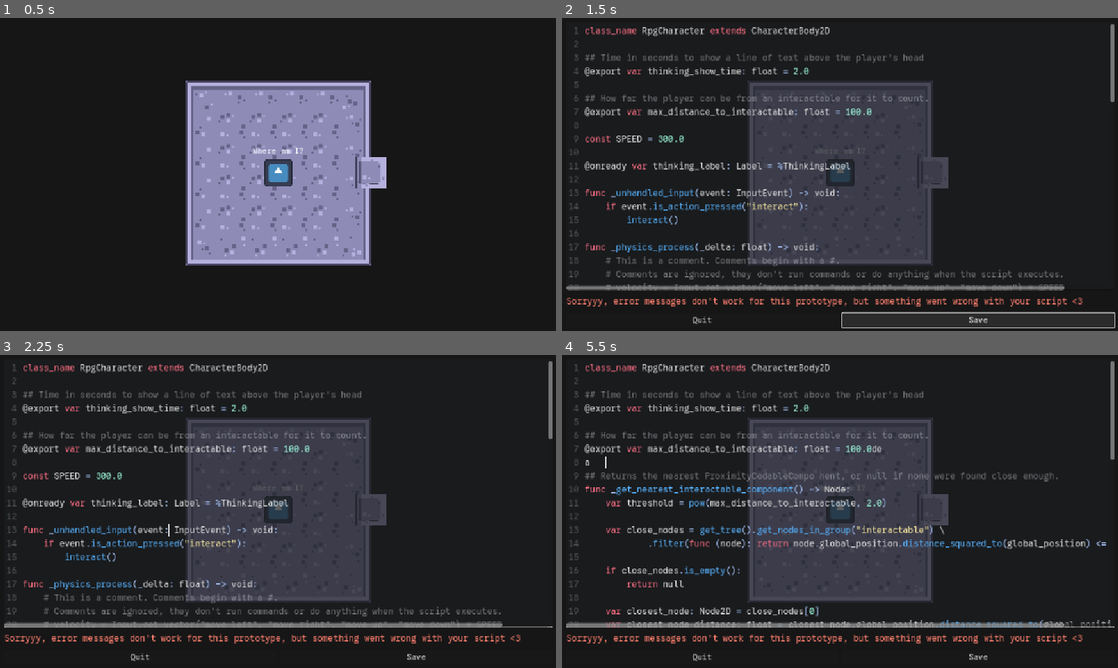
Above: before the commit, frames 1-4 (two rows, left to right).
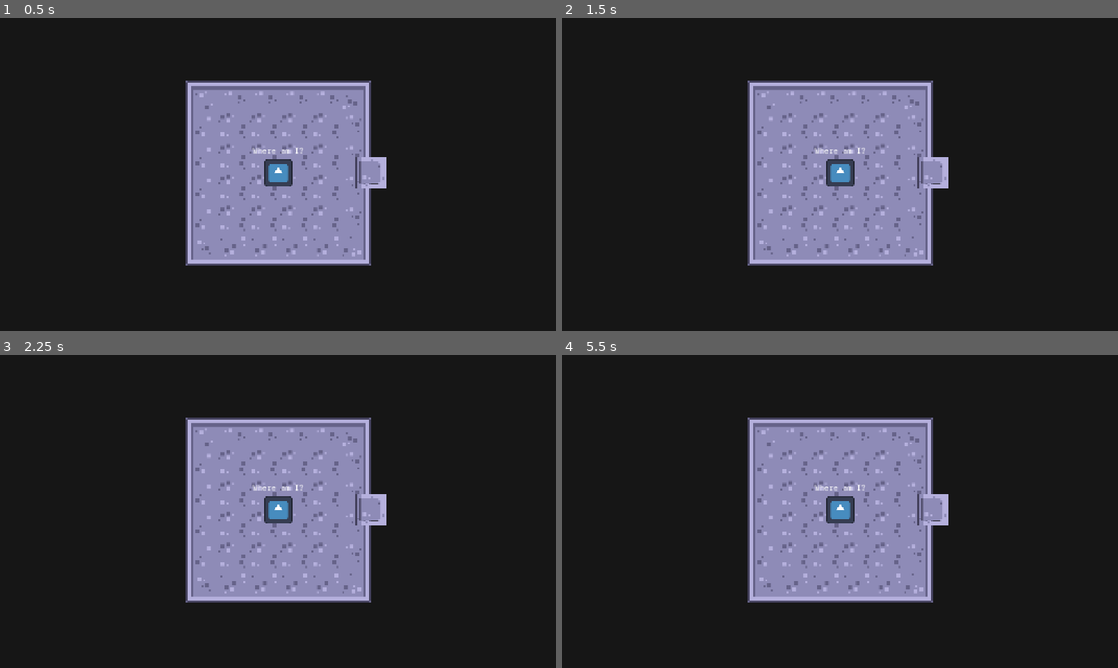
Above: after the commit, the same moments.

Repository: weedleeedle/self-coding-game-prototype
Game: Godot game, scene res://scene/rpg/starting_room/starting_room.tscn
Two runs of this game, one before a commit and one after it. Both use one fixed random seed, a clock stepped at 60 frames per second and the inputs below. This scene is started directly instead of the project's main scene. The engine's default icon, where the game draws it, is replaced by a stand-in: a white triangle on a blue panel in a dark square.
Inputs (mouse positions are in pixels of both pictures, inside the frame that each line leads up to):
- Up to frame 1 (0.5 s): no input
- Up to frame 2 (1.5 s): tap Enter at 0.5 s; move the mouse to (934, 171) at 0.52 s; press the mouse at (934, 171) at 0.53 s; hold D (move_right) 0.53-1.25 s; tap Space (jump) at 0.77, 0.8, 1.07 s; release the mouse at (934, 171) at 1.25 s; click "Save" at 1.25 s
- Up to frame 3 (2.25 s): move the mouse to (166, 527) at 2.02 s; hold D (move_right) from 2.03 s (still down); click (166, 527) at 2.1 s
- Up to frame 4 (5.5 s): tap Up (move_up) at 2.27 s; tap Space (jump) at 2.75, 3.05, 3.77, 4.07, 4.52, 4.55, 4.82, 5, 5.1, 5.27 s; move the mouse to (895, 442) at 2.77 s; release D (move_right) at 2.78 s; press the mouse at (895, 442) at 2.78 s; hold A (move_left) 2.78-3.53 s; tap Enter at 3.5 s; move the mouse to (812, 574) at 3.52 s; release the mouse at (812, 574) at 3.53 s; hold D (move_right) 3.53-5.03 s; tap E (interact) at 3.6 s; click (812, 574) at 3.8 s; move the mouse to (1006, 558) at 4.27 s; press the mouse at (1006, 558) at 4.28 s; move the mouse to (673, 464) at 5.02 s; release the mouse at (673, 464) at 5.03 s; hold A (move_left) from 5.03 s (still down); click (673, 464) at 5.3 s

Frame 1 is identical in both runs. In frame 2, 28% of the frame differs, in the area x 0-100%, y 2-100%; in frame 3, 28%; in frame 4, 28%.
Error before the commit: Parse Error: Class "RpgCharacter" hides a global script class.

Commit message:
Fixed bug with class_name declaration breaking error checking code.
Some of this is incredibly hacky. That's fine, this is a prototype, we
stay balling.

Diff:
--- a/godot/components/code_editor/code_editor.gd
+++ b/godot/components/code_editor/code_editor.gd
@@ -21,11 +21,56 @@
 
 ## Tests a script with a new body of code.
 ## Returns the Error enum, which is 0 if it's okay,
-func is_valid_script(script: Script, code: String) -> Error:
+func is_valid_script(_script: Script, code: String) -> Error:
     var new_script: GDScript = GDScript.new()
-    new_script.source_code = code
+    # check for class_name declaration, remove it.
+    new_script.source_code = _strip_class_name(code)
     var error: Error = new_script.reload()
     return error
+
+## When we're creating a fake copy of our source code to check for errors,
+## we need to remove any class_name declaration, because otherwise
+## we'll have two scripts with the same class_name.
+func _strip_class_name(source_code: String) -> String:
+    # Tbh we don't super need a tokenizer? But ig we might as well use it.
+    var tokenizer := GDScriptTokenizer.default_tokenizer()
+    var token_stream: Array[GDScriptToken] = tokenizer.tokenize_string(source_code)
+    # Find class_name token, remove it and the next one.
+    var cur_token_index := 0
+    while cur_token_index < token_stream.size():
+        if token_stream[cur_token_index].is_keyword() and token_stream[cur_token_index].string_rep == "class_name":
+            token_stream.remove_at(cur_token_index)
+            # Remove next token too, which is now the current token.
+            token_stream.remove_at(cur_token_index)
+            # We only need to do this once i think?
+            break
+
+    return _rejoin_token_stream(token_stream)
+
+func _rejoin_token_stream(token_stream: Array[GDScriptToken]) -> String:
+    # Rejoin all the original tokens.
+    var new_source_code: String = ""
+    # Reuse cur_token_index
+    var cur_token_index := 0
+    for token in token_stream:
+        # Actually points to the token after this one bc dumb.
+        cur_token_index += 1
+        new_source_code += token.string_rep
+        # This is dumb, check to see if we should NOT add a space.
+        if token.is_whitespace():
+            continue
+        if token.type == GDScriptToken.Type.PERIOD:
+            continue
+        # Also if the NEXT token is a dot, don't put a period. IS WEIRD I KNOW
+        if token_stream.size() > cur_token_index and token_stream[cur_token_index].type == GDScriptToken.Type.PERIOD:
+            continue
+
+        new_source_code += " "
+
+    print(new_source_code)
+
+    return new_source_code
+
 
 func _on_quit_button_pressed() -> void:
     quit.emit()
--- a/godot/components/enemy/enemy.gd
+++ b/godot/components/enemy/enemy.gd
@@ -7,17 +7,17 @@
 @onready var wall_detector_ray: RayCast2D = %WallDetectorRay
 
 func _physics_process(delta: float) -> void:
-	# Apply gravity
-	if not is_on_floor():
-		velocity += get_gravity() * delta
+    # Apply gravity
+    if not is_on_floor():
+        velocity += get_gravity() * delta
 
-	velocity.x = SPEED * (1 if moving_right else -1)
+    velocity.x = SPEED * (1 if moving_right else -1)
 
-	# If we collide with something (i.e a wall),
-	# flip directions
-	if wall_detector_ray.is_colliding():
-		moving_right = !moving_right
-		# Also flip the ray direction.
-		wall_detector_ray.rotation = deg_to_rad(0) if moving_right else deg_to_rad(180)
+    # If we collide with something (i.e a wall),
+    # flip directions
+    if wall_detector_ray.is_colliding():
+        moving_right = !moving_right
+        # Also flip the ray direction.
+        wall_detector_ray.rotation = deg_to_rad(0) if moving_right else deg_to_rad(180)
 
-	move_and_slide()
+    move_and_slide()
--- a/godot/components/mirror/mirror.gd
+++ b/godot/components/mirror/mirror.gd
@@ -4,9 +4,9 @@
 @onready var viewport: SubViewport = %SubViewport
 
 func _ready():
-	viewport.world_2d = get_viewport().world_2d
-	camera.global_position = global_position
-	# I have no idea what i'm doing here lmao
-	camera.global_position.y -= (viewport.size.y as float)
-	#camera.global_position.x += (viewport.size.x as float) / 2
-	camera.zoom.x = -camera.zoom.x
+    viewport.world_2d = get_viewport().world_2d
+    camera.global_position = global_position
+    # I have no idea what i'm doing here lmao
+    camera.global_position.y -= (viewport.size.y as float)
+    #camera.global_position.x += (viewport.size.x as float) / 2
+    camera.zoom.x = -camera.zoom.x
--- a/godot/components/test_character/test_character.gd
+++ b/godot/components/test_character/test_character.gd
@@ -5,19 +5,19 @@
 const JUMP_VELOCITY = -400.0
 
 func _unhandled_input(event: InputEvent):
-	if event.is_action_pressed("jump") and is_on_floor():
-		velocity.y = JUMP_VELOCITY
+    if event.is_action_pressed("jump") and is_on_floor():
+        velocity.y = JUMP_VELOCITY
 
 func _physics_process(delta):
-	# Add the gravity.
-	if not is_on_floor():
-		velocity += get_gravity() * delta
+    # Add the gravity.
+    if not is_on_floor():
+        velocity += get_gravity() * delta
 
-	velocity.x = Input.get_axis("move_left", "move_right") * SPEED
+    velocity.x = Input.get_axis("move_left", "move_right") * SPEED
 
-	move_and_slide()
+    move_and_slide()
 
 ## This signal is fired when the player collides with an enemy. Ouch!
 func _on_hurtbox_area_entered(_area: Area2D) -> void:
-	# This is equivalent to a level reset.
-	get_tree().reload_current_scene()
+    # This is equivalent to a level reset.
+    get_tree().reload_current_scene()
--- a/godot/components/test_tokenizer/test_tokenizer.gd
+++ b/godot/components/test_tokenizer/test_tokenizer.gd
@@ -4,11 +4,11 @@
 var tokenizer = GDScriptTokenizer.default_tokenizer()
 
 func _on_button_pressed():
-	var tokens: Array[GDScriptToken] = []
-	var cur_line := 0
-	for line in code_edit.text.split("\n"):
-		tokens.append_array(tokenizer.tokenize_string(line, cur_line))
-		cur_line += 1
+    var tokens: Array[GDScriptToken] = []
+    var cur_line := 0
+    for line in code_edit.text.split("\n"):
+        tokens.append_array(tokenizer.tokenize_string(line, cur_line))
+        cur_line += 1
 
-	for token in tokens:
-		print(token.Type.keys()[token.type], "\t", token.string_rep)
+    for token in tokens:
+        print(token.Type.keys()[token.type], "\t", token.string_rep)
--- a/godot/src/parser/tokenizer/gdscript_token.gd
+++ b/godot/src/parser/tokenizer/gdscript_token.gd
@@ -275,3 +275,6 @@
 
 func is_comment() -> bool:
     return type == Type.COMMENT
+
+func is_whitespace() -> bool:
+    return type == Type.NEWLINE or type == Type.INDENT
--- a/godot/src/parser/tokenizer/gdscript_tokenizer.gd
+++ b/godot/src/parser/tokenizer/gdscript_tokenizer.gd
@@ -13,8 +13,9 @@
     tokenizer.register_module(CommentTokenizerModule.new())
     tokenizer.register_module(KeywordTokenizerModule.new())
     tokenizer.register_module(NumberLiteralTokenizerModule.new())
+    tokenizer.register_module(AnnotationTokenizerModule.new())
+    tokenizer.register_module(IdentifierTokenizerModule.new())
     tokenizer.register_module(SymbolTokenizerModule.new())
-    tokenizer.register_module(IdentifierTokenizerModule.new())
     return tokenizer
 
 func tokenize_string(input_string: String, starting_line_num := 0) -> Array[GDScriptToken]:
--- /dev/null
+++ b/godot/src/parser/tokenizer/modules/annotation_tokenizer_module.gd
@@ -0,0 +1,17 @@
+class_name AnnotationTokenizerModule extends TokenizerModule
+
+func get_token_length_from_string(input_string: String) -> int:
+    if input_string.begins_with("@"):
+        # Find the first space ig.
+        print("First space found at: ", input_string.find(" ", 0))
+        return input_string.find(" ", 0)
+
+    return -1
+
+func get_token_from_string(input_string: String) -> GDScriptToken:
+    var length = get_token_length_from_string(input_string)
+    if length == -1:
+        length = input_string.length()
+
+    var token = GDScriptToken.new(GDScriptToken.Type.ANNOTATION, input_string.substr(0, length))
+    return token
--- a/godot/src/parser/tokenizer/modules/identifier_tokenizer_module.gd
+++ b/godot/src/parser/tokenizer/modules/identifier_tokenizer_module.gd
@@ -1,20 +1,20 @@
 class_name IdentifierTokenizerModule extends TokenizerModule
 
 func get_token_length_from_string(input_string: String) -> int:
-	var word := input_string.get_slice(" ", 0)
-	var token_length := word.length()
-	while not word.is_valid_identifier() and token_length > 0:
-		word = word.substr(0, token_length - 1)
-		token_length -= 1
+    var word := input_string.get_slice(" ", 0)
+    var token_length := word.length()
+    while not word.is_valid_identifier() and token_length > 0:
+        word = word.substr(0, token_length - 1)
+        token_length -= 1
 
-	if token_length == 0:
-		return -1
-	else:
-		return token_length
+    if token_length == 0:
+        return -1
+    else:
+        return token_length
 
 func get_token_from_string(input_string: String) -> GDScriptToken:
-	var token_length = get_token_length_from_string(input_string)
-	if token_length != -1:
-		return GDScriptToken.new(GDScriptToken.Type.IDENTIFIER, input_string.substr(0, token_length))
-	else:
-		return null
+    var token_length = get_token_length_from_string(input_string)
+    if token_length != -1:
+        return GDScriptToken.new(GDScriptToken.Type.IDENTIFIER, input_string.substr(0, token_length))
+    else:
+        return null
--- a/godot/src/parser/tokenizer/modules/number_literal_tokenizer_module.gd
+++ b/godot/src/parser/tokenizer/modules/number_literal_tokenizer_module.gd
@@ -1,30 +1,30 @@
 class_name NumberLiteralTokenizerModule extends TokenizerModule
 
 func get_token_length_from_string(input_string: String) -> int:
-	var word = input_string.get_slice(" ", 0)
-	var token_length := word.length()
+    var word = input_string.get_slice(" ", 0)
+    var token_length := word.length()
 
-	while token_length > 0:
-		if word.is_valid_int():
-			return word.length()
-		if word.is_valid_float():
-			return word.length()
-		if word.is_valid_hex_number(true):
-			return word.length()
-		# TODO: check for binary number since for some reason there isn't a built in function for that???
-		# ---------
-		# If none of these applied, see if we can produce a valid number
-		# out of a smaller substring
-		token_length -= 1
-		word = input_string.substr(0, token_length)
+    while token_length > 0:
+        if word.is_valid_int():
+            return word.length()
+        if word.is_valid_float():
+            return word.length()
+        if word.is_valid_hex_number(true):
+            return word.length()
+        # TODO: check for binary number since for some reason there isn't a built in function for that???
+        # ---------
+        # If none of these applied, see if we can produce a valid number
+        # out of a smaller substring
+        token_length -= 1
+        word = input_string.substr(0, token_length)
 
-	return -1
+    return -1
 
 
 
 func get_token_from_string(input_string: String) -> GDScriptToken:
-	var token_len = get_token_length_from_string(input_string)
-	if token_len != -1:
-		return GDScriptToken.new(GDScriptToken.Type.LITERAL, input_string.substr(0, token_len))
+    var token_len = get_token_length_from_string(input_string)
+    if token_len != -1:
+        return GDScriptToken.new(GDScriptToken.Type.LITERAL, input_string.substr(0, token_len))
 
-	return null
+    return null
--- a/godot/src/parser/tokenizer/modules/string_tokenizer_module.gd
+++ b/godot/src/parser/tokenizer/modules/string_tokenizer_module.gd
@@ -1,27 +1,27 @@
 class_name StringTokenizerModule extends TokenizerModule
 
 func get_token_length_from_string(input_string: String) -> int:
-	if not (input_string.begins_with("\"") or input_string.begins_with("\'")):
-		return -1
+    if not (input_string.begins_with("\"") or input_string.begins_with("\'")):
+        return -1
 
 
-	# whether the string starts with a " or '.
-	var quote_char = input_string[0]
-	# Find the string's matching counterpart and ignore escaped string chars.
+    # whether the string starts with a " or '.
+    var quote_char = input_string[0]
+    # Find the string's matching counterpart and ignore escaped string chars.
 
-	var ending_quote_index := input_string.find(quote_char, 1)
-	# check for whether or not this string is escaped
-	while ending_quote_index != -1 and input_string[ending_quote_index - 1] == "\\":
-		# Find the next " or ' instead
-		ending_quote_index = input_string.find(quote_char, ending_quote_index)
+    var ending_quote_index := input_string.find(quote_char, 1)
+    # check for whether or not this string is escaped
+    while ending_quote_index != -1 and input_string[ending_quote_index - 1] == "\\":
+        # Find the next " or ' instead
+        ending_quote_index = input_string.find(quote_char, ending_quote_index)
 
-	if ending_quote_index == -1:
-		# Whoops, this is a bad string. Whatever we'll just tokenize the whole thing ig
-		return input_string.length()
+    if ending_quote_index == -1:
+        # Whoops, this is a bad string. Whatever we'll just tokenize the whole thing ig
+        return input_string.length()
 
-	# Add 1 to include both starting and ending quotes
-	return ending_quote_index + 1
+    # Add 1 to include both starting and ending quotes
+    return ending_quote_index + 1
 
 func get_token_from_string(input_string: String) -> GDScriptToken:
-	var length := get_token_length_from_string(input_string)
-	return GDScriptToken.new(GDScriptToken.Type.LITERAL, input_string.substr(0, length))
+    var length := get_token_length_from_string(input_string)
+    return GDScriptToken.new(GDScriptToken.Type.LITERAL, input_string.substr(0, length))
--- a/godot/src/parser/tokenizer/modules/whitespace_tokenizer_module.gd
+++ b/godot/src/parser/tokenizer/modules/whitespace_tokenizer_module.gd
@@ -3,6 +3,16 @@
 var hard_tabs: bool = true
 
 func get_token_length_from_string(input_string: String) -> int:
+    # Handle backslash and remove all following whitespace. We join the current line and the following line basically.
+    # This won't work with a line by line approach, hmm...
+    if input_string.begins_with("\\"):
+        var whitespace_counter := 1
+        while input_string.length() > whitespace_counter and \
+                (input_string[whitespace_counter] == "\n" \
+                or input_string[whitespace_counter] == "\t" \
+                or input_string[whitespace_counter] == " "):
+                    whitespace_counter += 1
+        return whitespace_counter
     if input_string.begins_with("\n"):
         return 1
     elif input_string.begins_with("\t"):
@@ -15,6 +25,9 @@
         return -1
 
 func get_token_from_string(input_string: String) -> GDScriptToken:
+    # Okay basically if we have a backslash, we throw away all the whitespace.
+    if input_string.begins_with("\\"):
+        return null
     if input_string.begins_with("\n"):
         return GDScriptToken.new(GDScriptToken.Type.NEWLINE, "\n")
 
Not shown, added: godot/src/parser/tokenizer/modules/annotation_tokenizer_module.gd.uid
